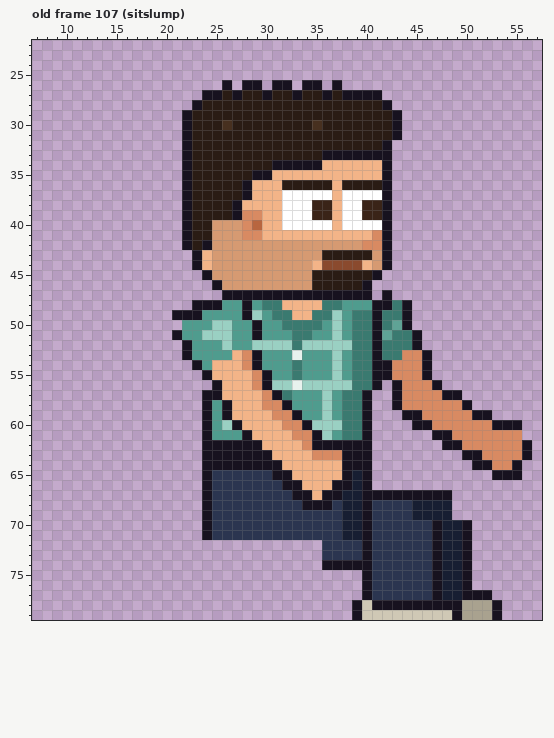
Two versions of one pixel-art file, sprites/staff/casual_garrison_right_anim.aseprite. This is how it looked before the edit.
64x80 pixels, 129 frames. Colours within 5 levels of each other are drawn and written as one. Shown: old frame 107 (sitslump): x 7..57, y 22..79. The commit also changed other frames, which this record leaves out.
Now the later version:
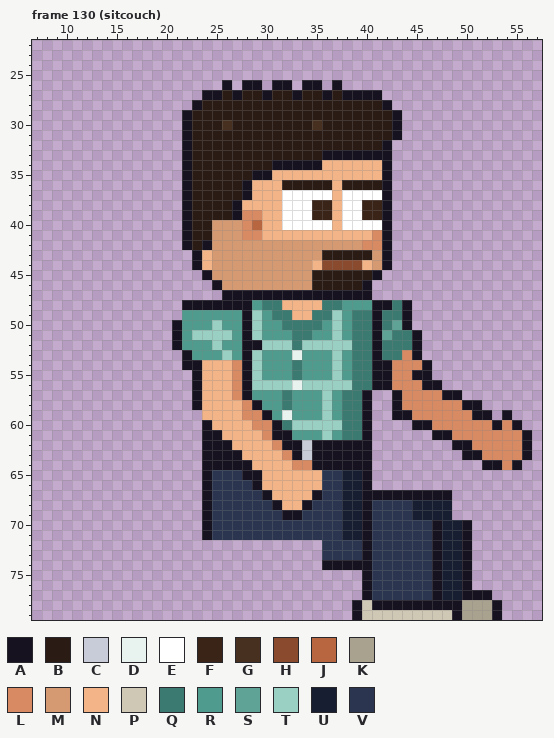
Palette (. is transparent): A #17121f  B #2a1c14  C #c8ccd8  D #e8f2ee  E #ffffff  F #3a2418  G #47301f  H #8a4a2e  J #b8663f  K #a9a28f  L #d88a62  M #d69a72  N #f3b488  P #cfc8b5  Q #3a7a70  R #4f9c8e  S #5fa396  T #9ad0c3  U #171e32  V #2b3550
A new or re-ordered frame is compared with the old frame closest to it.
The exact change:
{"change": "frames 129 -> 135"}
{"where": "frame 130 (sitcouch) is new; against old frame 107 (sitslump), layers \"Near Arm\", \"Back Arm\""}
{"frame":130,"y":47,"x":42,"old":"A","new":"."}
{"frame":130,"y":48,"x":22,"old":".","new":"A"}
{"frame":130,"y":48,"x":26,"old":"RR","new":"AA"}
{"frame":130,"y":49,"x":21,"old":"AAA","new":".RR"}
{"frame":130,"y":50,"x":21,"old":".","new":"A"}
{"frame":130,"y":50,"x":26,"old":"T","new":"R"}
{"frame":130,"y":50,"x":28,"old":"RA","new":"AT"}
{"frame":130,"y":51,"x":23,"old":"R","new":"T"}
{"frame":130,"y":51,"x":28,"old":"RA","new":"AT"}
{"frame":130,"y":52,"x":21,"old":".A","new":"AR"}
{"frame":130,"y":52,"x":25,"old":"RT","new":"TR"}
{"frame":130,"y":52,"x":28,"old":"RT","new":"AA"}
{"frame":130,"y":53,"x":26,"old":"RNLA","new":"TRAT"}
{"frame":130,"y":53,"x":45,"old":"LA","new":"A."}
{"frame":130,"y":54,"x":22,"old":".","new":"A"}
{"frame":130,"y":54,"x":24,"old":"R","new":"N"}
{"frame":130,"y":54,"x":27,"old":"NLA","new":"LAT"}
{"frame":130,"y":55,"x":23,"old":".A","new":"AN"}
{"frame":130,"y":55,"x":27,"old":"NNLA","new":"LATR"}
{"frame":130,"y":55,"x":45,"old":"L","new":"A"}
{"frame":130,"y":56,"x":23,"old":"..A","new":"ANN"}
{"frame":130,"y":56,"x":27,"old":"NNLA","new":"LATT"}
{"frame":130,"y":56,"x":42,"old":".A","new":"AL"}
{"frame":130,"y":56,"x":46,"old":"L","new":"A"}
{"frame":130,"y":57,"x":23,"old":".AA","new":"ANN"}
{"frame":130,"y":57,"x":27,"old":"NNNLA","new":"LARRR"}
{"frame":130,"y":58,"x":23,"old":".ARA","new":"ANNN"}
{"frame":130,"y":58,"x":28,"old":"NNLLA","new":"LARRQ"}
{"frame":130,"y":58,"x":51,"old":".","new":"A"}
{"frame":130,"y":59,"x":24,"old":"ARA","new":"NNN"}
{"frame":130,"y":59,"x":28,"old":"NNNLLA","new":"LLARDR"}
{"frame":130,"y":59,"x":43,"old":".","new":"A"}
{"frame":130,"y":59,"x":45,"old":"A","new":"L"}
{"frame":130,"y":59,"x":54,"old":".","new":"A"}
{"frame":130,"y":60,"x":25,"old":"RTA","new":"NNN"}
{"frame":130,"y":60,"x":29,"old":"NNNLLA","new":"LLAQTT"}
{"frame":130,"y":60,"x":54,"old":"A","new":"L"}
{"frame":130,"y":61,"x":25,"old":"RRRA","new":"ANNN"}
{"frame":130,"y":61,"x":30,"old":"NNNLLA","new":"LAARRR"}
{"frame":130,"y":61,"x":56,"old":".","new":"A"}
{"frame":130,"y":62,"x":27,"old":"AAA","new":"NNN"}
{"frame":130,"y":62,"x":31,"old":"NNNL","new":"LAAC"}
{"frame":130,"y":62,"x":48,"old":"A","new":"."}
{"frame":130,"y":62,"x":50,"old":"L","new":"A"}
{"frame":130,"y":63,"x":28,"old":"AAA","new":"NNN"}
{"frame":130,"y":63,"x":32,"old":"NNNLLL","new":"LACAAA"}
{"frame":130,"y":64,"x":29,"old":"AAA","new":"NNN"}
{"frame":130,"y":64,"x":33,"old":"NNNNN","new":"LLAAA"}
{"frame":130,"y":64,"x":51,"old":"A","new":"."}
{"frame":130,"y":64,"x":53,"old":"L","new":"A"}
{"frame":130,"y":65,"x":28,"old":"VVVAA","new":"AANNN"}
{"frame":130,"y":65,"x":36,"old":"NNA","new":"VVU"}
{"frame":130,"y":65,"x":53,"old":"AAA","new":"..."}
{"frame":130,"y":66,"x":29,"old":"VVVAA","new":"ANNNN"}
{"frame":130,"y":66,"x":36,"old":"NAA","new":"VVU"}
{"frame":130,"y":67,"x":30,"old":"VVVAANAA","new":"ANNNNAVV"}
{"frame":130,"y":68,"x":31,"old":"VVV","new":"ANN"}
{"frame":130,"y":68,"x":35,"old":"AA","new":"VV"}
{"frame":130,"y":69,"x":32,"old":"VV","new":"AA"}
{"label":"erased","picture_box":[382,290,392,300]}
{"label":"changed","picture_box":[172,300,352,520]}
{"label":"changed","picture_box":[382,350,532,480]}
